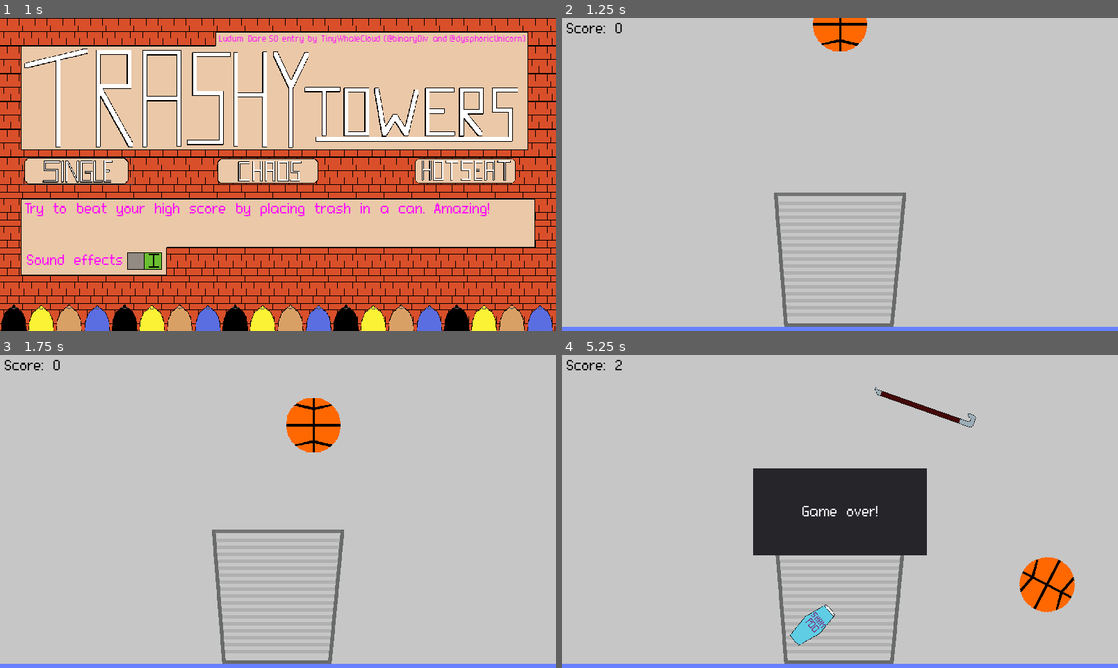
Above: before the commit, frames 1-4 (two rows, left to right).
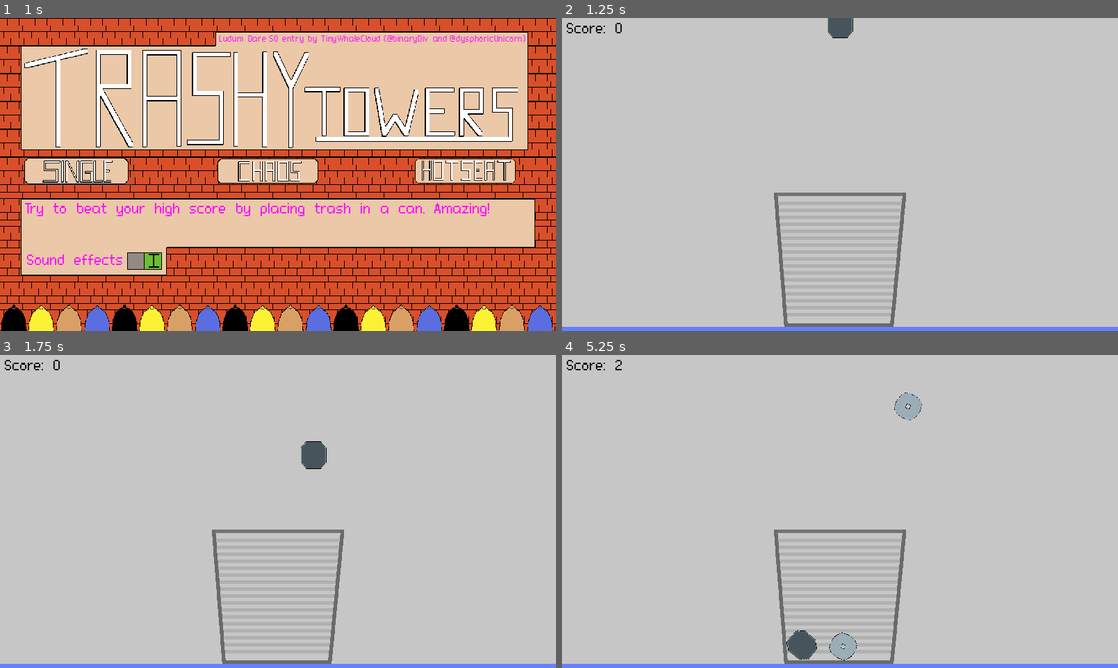
Above: after the commit, the same moments.

Repository: TinyWhaleCloud/ld50-trashytowers
Game: Godot game, scene res://screens/title_screen/TitleScreen.tscn
Two runs of this game, one before a commit and one after it. Both use one fixed random seed, a clock stepped at 60 frames per second and the inputs below. The engine's default icon, where the game draws it, is replaced by a stand-in: a white triangle on a blue panel in a dark square. Sound files missing from this copy of the repository are replaced by a short silence.
Inputs (mouse positions are in pixels of both pictures, inside the frame that each line leads up to):
- Up to frame 1 (1 s): click (77, 171) at 0.5 s
- Up to frame 2 (1.25 s): no input
- Up to frame 3 (1.75 s): move the mouse to (400, 495) at 1.27 s; hold D (player1_right) from 1.28 s (still down); tap Space (player1_drop) at 1.35 s
- Up to frame 4 (5.25 s): move the mouse to (728, 527) at 2.02 s; tap Q (player1_turn_ccw) at 2.1 s; move the mouse to (895, 442) at 2.77 s; release D (player1_right) at 2.78 s; hold A (player1_left) 2.78-3.53 s; hold E (player1_turn_cw) 2.78-3.53 s; move the mouse to (812, 574) at 3.52 s; hold D (player1_right) 3.53-5.03 s; tap Space (player1_drop) at 3.6 s; move the mouse to (1006, 558) at 4.27 s; hold Q (player1_turn_ccw) 4.28-5.03 s; tap 1 (debug_spawn_player) at 4.9 s; move the mouse to (673, 464) at 5.02 s; hold A (player1_left) from 5.03 s (still down); tap E (player1_turn_cw) at 5.1 s

Frame 1 is identical in both runs. In frame 2, 0.9% of the frame differs, in the area x 45-55%, y 0-11%; in frame 3, 1.6%; in frame 4, 12%, in the area x 34-93%, y 10-98%.

Commit message:
Refactor trash spawning

Diff:
--- /dev/null
+++ b/src/objects/trash/TrashSpawner.gd
@@ -0,0 +1,27 @@
+class_name TrashSpawner
+extends Node
+
+# Packed scenes
+var trash_kinds := [
+    preload("res://objects/trash/kinds/basketball/Basketball.tscn"),
+    preload("res://objects/trash/kinds/bodyspray/Bodyspray.tscn"),
+    preload("res://objects/trash/kinds/crowbar/Crowbar.tscn"),
+    preload("res://objects/trash/kinds/energydrink/Energydrink.tscn"),
+    preload("res://objects/trash/kinds/ugly_monkey_picture/UglyMonkeyPicture.tscn"),
+    preload("res://objects/trash/kinds/minidisk/Minidisk.tscn"),
+    preload("res://objects/trash/kinds/nondescriptpackaging/Nondescriptpackaging.tscn"),
+    preload("res://objects/trash/kinds/phone/Phone.tscn"),
+    preload("res://objects/trash/kinds/shampoobottle/ShampooBottle.tscn"),
+    preload("res://objects/trash/kinds/waterbottle/WaterBottle.tscn"),
+]
+
+var randomizer := RandomNumberGenerator.new()
+
+func _ready() -> void:
+    randomizer.randomize()
+
+# Generates a new random trash instance
+func generate_trash(position: Vector2) -> Trash:
+    var new_trash = trash_kinds[randomizer.randi_range(0, trash_kinds.size() - 1)].instance()
+    new_trash.position = position
+    return new_trash
--- /dev/null
+++ b/src/objects/trash/TrashSpawner.tscn
@@ -0,0 +1,6 @@
+[gd_scene load_steps=2 format=2]
+
+[ext_resource path="res://objects/trash/TrashSpawner.gd" type="Script" id=1]
+
+[node name="TrashSpawner" type="Node"]
+script = ExtResource( 1 )
--- a/src/project.godot
+++ b/src/project.godot
@@ -33,13 +33,19 @@
 "class": "TrashBin",
 "language": "GDScript",
 "path": "res://objects/trash_bin/TrashBin.gd"
+}, {
+"base": "Node",
+"class": "TrashSpawner",
+"language": "GDScript",
+"path": "res://objects/trash/TrashSpawner.gd"
 } ]
 _global_script_class_icons={
 "Floor": "",
 "HUD": "",
 "Player": "",
 "Trash": "",
-"TrashBin": ""
+"TrashBin": "",
+"TrashSpawner": ""
 }
 
 [application]
--- a/src/screens/main_game/MainGame.gd
+++ b/src/screens/main_game/MainGame.gd
@@ -5,27 +5,11 @@
 
 # Node references
 onready var hud := $HUD as HUD
+onready var trash_spawner := $TrashSpawner as TrashSpawner
 onready var settings := get_node("/root/Settings") as Settings
 
-var randomizer := RandomNumberGenerator.new()
-
-# Packed scenes
-var trash_kinds = [
-    preload("res://objects/trash/kinds/basketball/Basketball.tscn"),
-    preload("res://objects/trash/kinds/bodyspray/Bodyspray.tscn"),
-    preload("res://objects/trash/kinds/crowbar/Crowbar.tscn"),
-    preload("res://objects/trash/kinds/energydrink/Energydrink.tscn"),
-    preload("res://objects/trash/kinds/ugly_monkey_picture/UglyMonkeyPicture.tscn"),
-    preload("res://objects/trash/kinds/minidisk/Minidisk.tscn"),
-    preload("res://objects/trash/kinds/nondescriptpackaging/Nondescriptpackaging.tscn"),
-    preload("res://objects/trash/kinds/phone/Phone.tscn"),
-    preload("res://objects/trash/kinds/shampoobottle/ShampooBottle.tscn"),
-    preload("res://objects/trash/kinds/waterbottle/WaterBottle.tscn"),
-]
-
 func _ready() -> void:
-    randomizer.randomize()
-    spawn_player_trash()
+    emit_signal("next_turn")
 
 func _input(event: InputEvent) -> void:
     # Return to the title screen with Escape
@@ -35,10 +19,6 @@
     # TODO: These are only debug shortcuts.
     if event.is_action_pressed("debug_spawn_player"):
         spawn_player_trash()
-
-# Generates a new random trash instance
-func generate_trash() -> Trash:
-    return trash_kinds[randomizer.randi_range(0, trash_kinds.size() -1)].instance()
 
 # Spawn new trash controlled by the player
 func spawn_player_trash() -> void:
@@ -60,8 +40,7 @@
         return
 
     # Create new trash object
-    var new_trash := generate_trash()
-    new_trash.position = $Player/SpawnPosition.global_position
+    var new_trash := trash_spawner.generate_trash($Player/SpawnPosition.global_position)
     new_trash.connect("touched_anything", self, "_on_Trash_touched_anything")
     new_trash.connect("touched_trash_bin", self, "_on_Trash_touched_trash_bin")
     new_trash.connect("touched_floor", self, "_on_Trash_touched_floor")
--- a/src/screens/main_game/MainGame.tscn
+++ b/src/screens/main_game/MainGame.tscn
@@ -6,6 +6,7 @@
 [ext_resource path="res://ui/hud/HUD.tscn" type="PackedScene" id=4]
 [ext_resource path="res://objects/floor/Floor.tscn" type="PackedScene" id=5]
 [ext_resource path="res://screens/main_game/gameover.wav" type="AudioStream" id=6]
+[ext_resource path="res://objects/trash/TrashSpawner.tscn" type="PackedScene" id=7]
 
 [node name="MainGame" type="Node2D"]
 script = ExtResource( 1 )
@@ -16,11 +17,13 @@
 position = Vector2( 640, 710 )
 scale = Vector2( 0.5, 0.5 )
 
+[node name="Floor" parent="." instance=ExtResource( 5 )]
+position = Vector2( 640, 710 )
+
+[node name="TrashSpawner" parent="." instance=ExtResource( 7 )]
+
 [node name="Player" parent="." instance=ExtResource( 3 )]
 position = Vector2( 640, 0 )
-
-[node name="Floor" parent="." instance=ExtResource( 5 )]
-position = Vector2( 640, 710 )
 
 [node name="GameOverPlayer" type="AudioStreamPlayer" parent="."]
 stream = ExtResource( 6 )
Not shown: 1 places in src/screens/main_game/MainGame.tscn that only renumber resources
